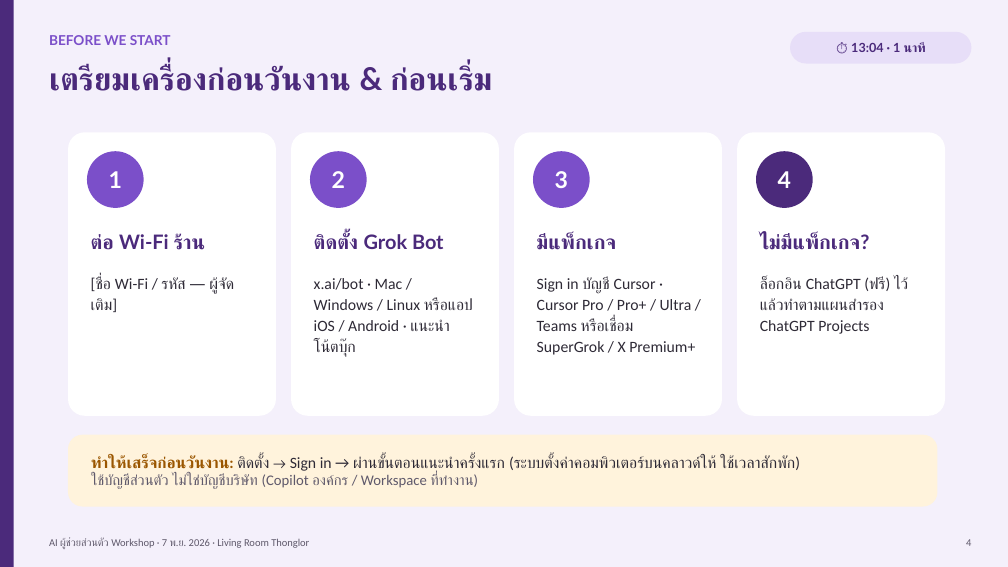
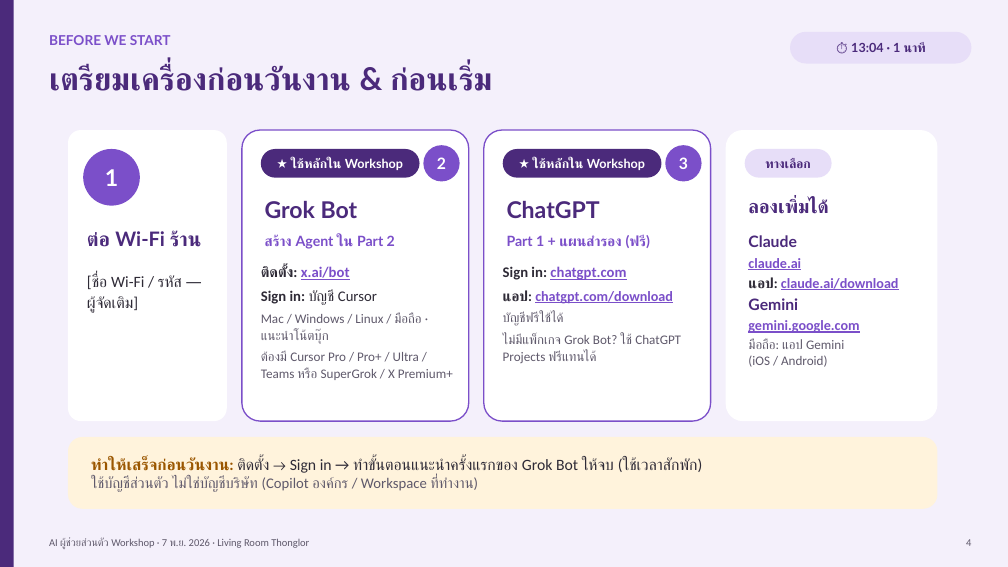
Before and after one commit to nuisait/ai-workshop-nov7, a slide deck: slide 4 of AI_Workshop.pptx. Drawn at 1008x567 pixels with LibreOffice and Linux fonts; fonts in the diff are those of the drawing. Boxes give left, top, right and bottom in pixels: in the first picture for what was removed or moved away, otherwise in the second. Text is boxed around its words. In the diff, an @@ line names an element or a change of style, - is before the commit and + after.

Commit message:
Slide 4 + site: AI install links (Grok Bot, ChatGPT main; Claude, Gemini optional)

```diff
--- a/AI_Workshop.pptx
+++ b/AI_Workshop.pptx
@@ rounded rectangle: place and size @@
-rounded rectangle at (68,132,276,416)
+rounded rectangle at (68,130,227,421)
@@ ellipse "1": place and size @@
-ellipse "1" at (87,151,144,208)
+ellipse "1" at (83,149,140,206)
@@ rounded rectangle: place and size @@
-rounded rectangle at (291,132,499,416)
+rounded rectangle at (242,130,469,421)
@@ rounded rectangle at (242,130,469,421): outline none to #7B4FC9 1.25 pt @@
@@ rounded rectangle added at (261,149,420,178), fill #4B2A7B, 12 pt, text #FFFFFF, bold @@
+★ ใช้หลักใน Workshop
@@ ellipse "2": place and size @@
-ellipse "2" at (310,151,367,208)
+ellipse "2" at (423,145,460,181)
@@ ellipse "2" at (423,145,460,181): size 22 to 15 pt @@
@@ rounded rectangle at (484,130,711,421): outline none to #7B4FC9 1.25 pt @@
@@ rounded rectangle: place and size @@
-rounded rectangle at (514,132,722,416)
+rounded rectangle at (484,130,711,421)
@@ rounded rectangle added at (503,149,662,178), fill #4B2A7B, 12 pt, text #FFFFFF, bold @@
+★ ใช้หลักใน Workshop
@@ ellipse "3" at (665,145,702,181): size 22 to 15 pt @@
@@ ellipse "3": place and size @@
-ellipse "3" at (533,151,590,208)
+ellipse "3" at (665,145,702,181)
@@ rounded rectangle: place and size @@
-rounded rectangle at (737,132,945,416)
+rounded rectangle at (726,130,938,421)
@@ rounded rectangle added at (745,149,832,178), fill #E7DEF8, 12 pt, text #4B2A7B, bold @@
+ทางเลือก
@@ ellipse removed at (756,151,813,208) @@
-4
@@ text at (265,201,358,218): text changed; size 19 to 22 pt @@
-ติดตั้ง Grok Bot
+Grok Bot
@@ text added at (507,201,600,218), 22 pt, text #4B2A7B, bold @@
+ChatGPT
@@ text added at (748,199,827,214), 18 pt, text #4B2A7B, bold @@
+ลองเพิ่มได้
@@ text "ต่อ Wi-Fi ร้าน": place and size @@
-text "ต่อ Wi-Fi ร้าน" at (91,233,205,250)
+text "ต่อ Wi-Fi ร้าน" at (87,231,201,247)
@@ text added at (265,235,395,249), 13.5 pt, text #7B4FC9, bold @@
+สร้าง Agent ใน Part 2
@@ text added at (507,234,651,248), 13.5 pt, text #7B4FC9, bold @@
+Part 1 + แผนสำรอง (ฟรี)
@@ text removed at (537,233,616,250) @@
-มีแพ็กเกจ
@@ text added at (748,235,899,367), 13.5 pt, text #7B4FC9, bold @@
+Claude
+claude.ai
+แอป: claude.ai/download
+Gemini
+gemini.google.com
+มือถือ: แอป Gemini (iOS / Android)
@@ text removed at (760,233,870,250) @@
-ไม่มีแพ็กเกจ?
@@ text "[ชื่อ Wi-Fi / รหัส — ..." rewrapped from (91,277,234,312) to (87,274,182,313) @@
@@ text at (261,266,453,380): text changed; size 15 to 12.5 pt; text colour #2E2A36 to #5F596B @@
-x.ai/bot · Mac / Windows / Linux หรือแอป iOS / Android · แนะนำโน้ตบุ๊ก
+ติดตั้ง: x.ai/bot
+Sign in: บัญชี Cursor
+Mac / Windows / Linux / มือถือ · แนะนำโน้ตบุ๊ก
+ต้องมี Cursor Pro / Pro+ / Ultra / Teams หรือ SuperGrok / X Premium+
@@ text at (503,266,681,363): text changed; size 15 to 12.5 pt; text colour #2E2A36 to #5F596B @@
-ล็อกอิน ChatGPT (ฟรี) ไว้ แล้วทำตามแผนสำรอง ChatGPT Projects
+Sign in: chatgpt.com
+แอป: chatgpt.com/download
+บัญชีฟรีใช้ได้
+ไม่มีแพ็กเกจ Grok Bot? ใช้ ChatGPT Projects ฟรีแทนได้
@@ text removed at (537,277,695,355) @@
-Sign in บัญชี Cursor · Cursor Pro / Pro+ / Ultra / Teams หรือเชื่อม SuperGrok / X Premium+
@@ text in rounded rectangle at (91,456,703,475): text changed @@
-ทำให้เสร็จก่อนวันงาน: ติดตั้ง → Sign in → ผ่านขั้นตอนแนะนำครั้งแรก (ระบบตั้งค่าคอมพิวเตอร์บนคลาวด์ให้ ใช้เวลาสักพัก)
+ทำให้เสร็จก่อนวันงาน: ติดตั้ง → Sign in → ทำขั้นตอนแนะนำครั้งแรกของ Grok Bot ให้จบ (ใช้เวลาสักพัก)
```
Also in this commit, not shown: 3 other files.
